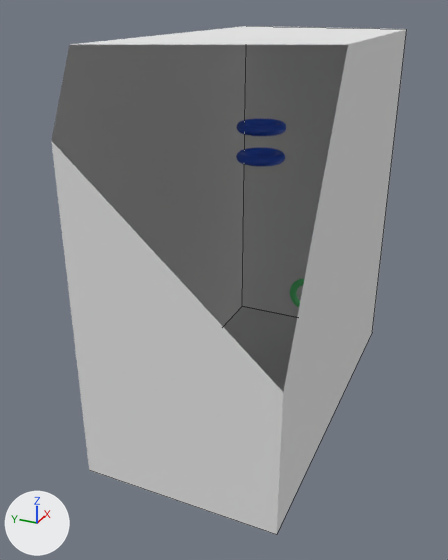
What one commit did to the Blender file resources/gltf/Demo.blend.
Camera for both pictures: a 50 mm lens placed at (-29.6, -11.3, 6.7), pointed at (-1.6, 1.3, -7.3). The lights are fixed; the arrows at lower left show +X, +Y and +Z. Mesh edges are drawn as thin lines on the coarser meshes. Everything nearer to the camera than a plane just in front of the edit is cut away.
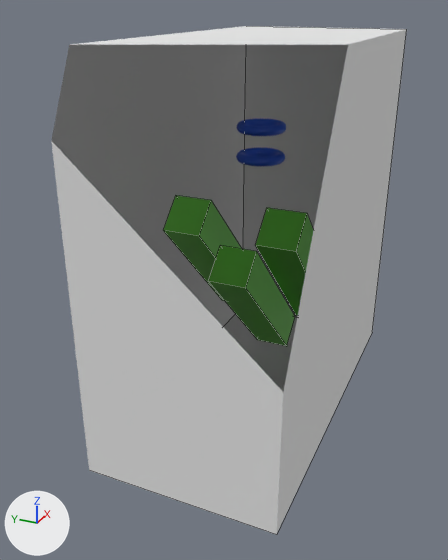
Pixel boxes (x1, y1, x2, y2) of what changed, in the pictures (448 x 560 px):
'Cube', added (green): after (209, 245, 295, 346)
'Cube.001', added (green): after (255, 208, 313, 315)
'Cube.002', added (green): after (163, 195, 242, 301)

Patch to the scene script:
```diff
--- a/resources/gltf/Demo.blend.py
+++ b/resources/gltf/Demo.blend.py
@@ mat_platform @@
 mat_platform = principled_material('Platform')
-mat_platform.base_color = (0.113, 0.202, 0.8)  # blue #5e7ce7
+mat_platform.base_color = (0.201, 0.8, 0.0907)  # green #7ce755
@@ me_cube_002 @@
+me_cube_002.from_pydata([(-4.24, 1.47, -3.86), (-2.83, 1.47, -2.45), (-4.24, 3.47, -3.86), (-2.83, 3.47, -2.45), (2.83, 1.47, -10.93), (4.24, 1.47, -9.52), (2.83, 3.47, -10.93), (4.24, 3.47, -9.52)], [], [(0, 1, 3, 2), (2, 3, 7, 6), (6, 7, 5, 4), (4, 5, 1, 0), (2, 6, 4, 0), (7, 3, 1, 5)])
+me_cube_002.materials.append(mat_platform)  # green #7ce755
@@ me_cube_001 @@
+me_cube_001.from_pydata([(-4.24, -3.45, -3.86), (-2.83, -3.45, -2.45), (-4.24, -1.45, -3.86), (-2.83, -1.45, -2.45), (2.83, -3.45, -10.93), (4.24, -3.45, -9.52), (2.83, -1.45, -10.93), (4.24, -1.45, -9.52)], [], [(0, 1, 3, 2), (2, 3, 7, 6), (6, 7, 5, 4), (4, 5, 1, 0), (2, 6, 4, 0), (7, 3, 1, 5)])
+me_cube_001.materials.append(mat_platform)  # green #7ce755
@@ me_cube @@
+me_cube.from_pydata([(-4.24, -1.0, -6.17), (-2.83, -1.0, -4.76), (-4.24, 1.0, -6.17), (-2.83, 1.0, -4.76), (2.83, -1.0, -13.24), (4.24, -1.0, -11.83), (2.83, 1.0, -13.24), (4.24, 1.0, -11.83)], [], [(0, 1, 3, 2), (2, 3, 7, 6), (6, 7, 5, 4), (4, 5, 1, 0), (2, 6, 4, 0), (7, 3, 1, 5)])
+me_cube.materials.append(mat_platform)  # green #7ce755
@@ ob_cube_002 @@
+ob_cube_002 = bpy.data.objects.new('Cube.002', me_cube_002)
+ob_cube_002.location = (0.0, 0.0, 0.0)
@@ ob_cube_001 @@
+ob_cube_001 = bpy.data.objects.new('Cube.001', me_cube_001)
+ob_cube_001.location = (0.0, 0.0, 0.0)
@@ ob_cube @@
+ob_cube = bpy.data.objects.new('Cube', me_cube)
+ob_cube.location = (0.0, 0.0, 0.0)
```
